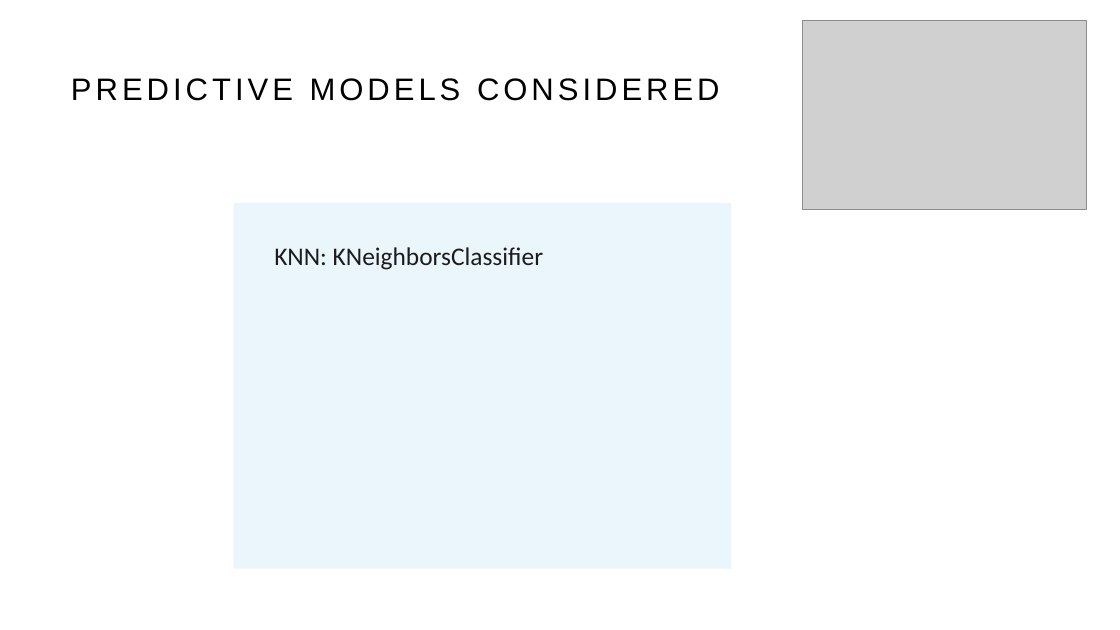
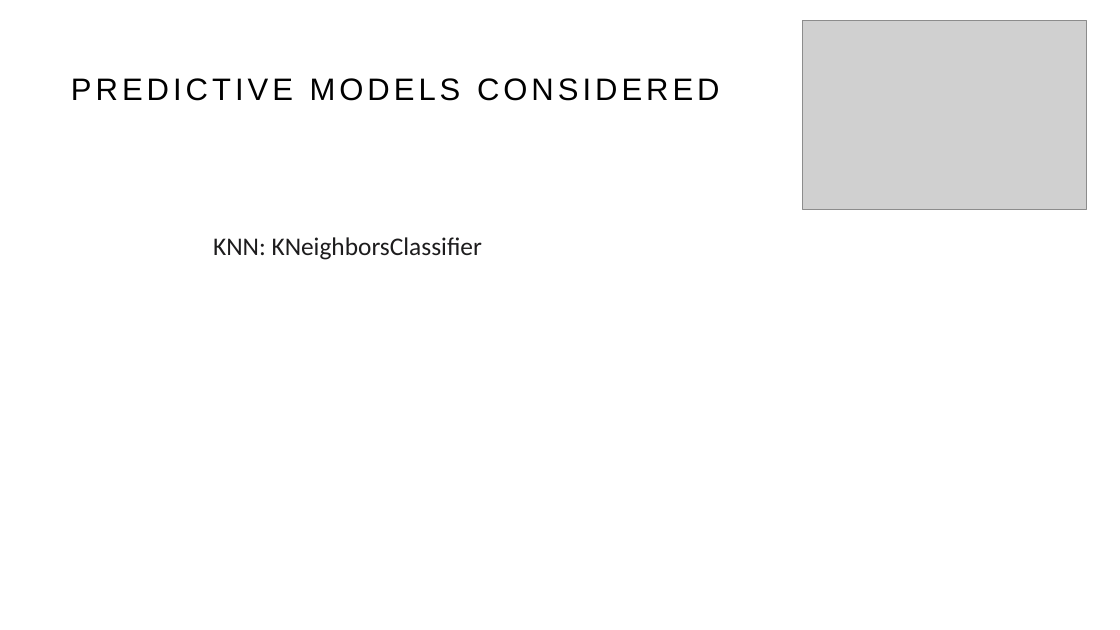
Before and after one commit to ifonseca69/project_2, a slide deck: slide 10 of Simmons/slide deck2.odp. Drawn at 1120x630 pixels with LibreOffice and Linux fonts; fonts in the diff are those of the drawing; grey boxes stand for pictures. Boxes give left, top, right and bottom in pixels: in the first picture for what was removed or moved away, otherwise in the second. Text is boxed around its words. In the diff, an @@ line names an element or a change of style, - is before the commit and + after.

```diff
--- a/Simmons/slide deck2.odp
+++ b/Simmons/slide deck2.odp
@@ text "KNN: KNeighborsClassifier": place and size @@
-text "KNN: KNeighborsClassifier" at (234,203,732,569)
+text "KNN: KNeighborsClassifier" at (213,237,482,260)
@@ text "KNN: KNeighborsClassifier" at (213,237,482,260): line spacing 0.9 to 1; less space between paragraphs; fill #EAF6FB to none @@
```
Also in this commit, not shown: 7 other slides changed, 2 other files.
